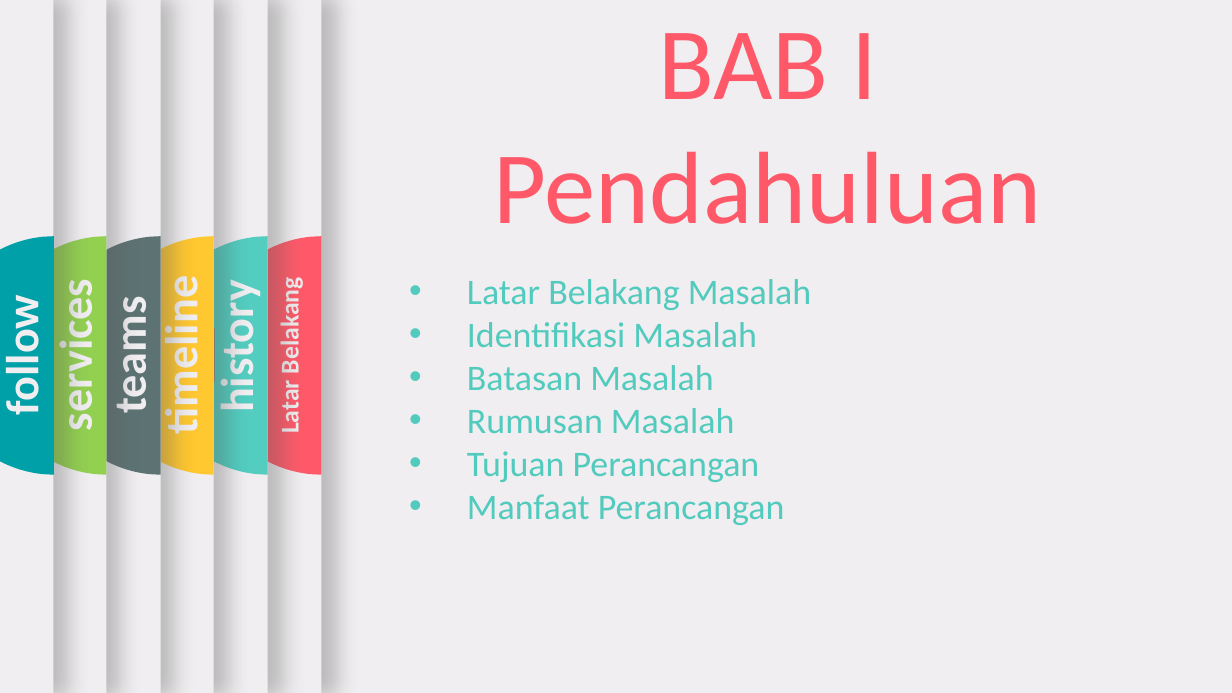
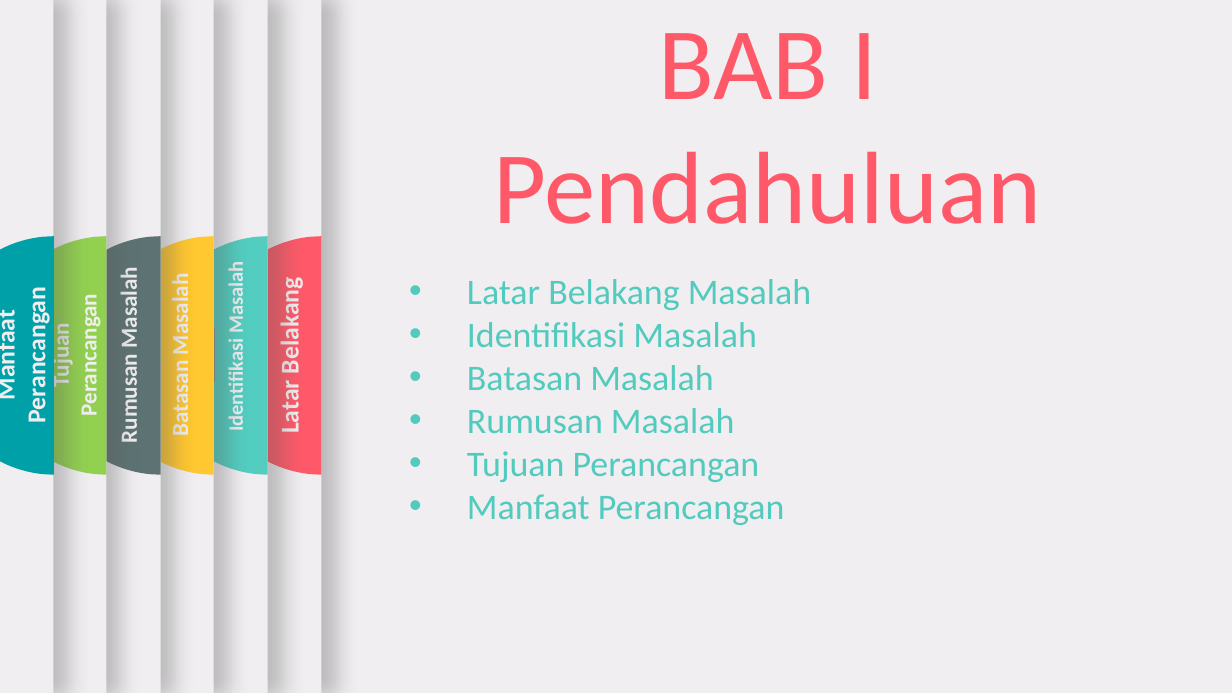
Before and after one commit to triadmoko/skripsi, a slide deck: slide 4 of Sempro/Sempro .pptx. Drawn at 1232x693 pixels with LibreOffice and Linux fonts; fonts in the diff are those of the drawing; grey boxes stand for pictures; background and template pictures are left out. Boxes give left, top, right and bottom in pixels: in the first picture for what was removed or moved away, otherwise in the second. Text is boxed around its words. In the diff, an @@ line names an element or a change of style, - is before the commit and + after.

```diff
--- a/Sempro/Sempro .pptx
+++ b/Sempro/Sempro .pptx
@@ text at box(223, 268, 248, 429): text changed; size 36 to 16 pt @@
-history
+Identifikasi Masalah
@@ text at box(115, 275, 143, 441): text changed; size 36 to 18 pt @@
-teams
+Rumusan Masalah
@@ text at box(166, 281, 194, 434): text changed; size 36 to 18 pt @@
-timeline
+Batasan Masalah
@@ text at box(0, 301, 52, 420): text changed; size 36 to 20 pt @@
-follow
+Manfaat Perancangan
@@ text at box(47, 307, 103, 413): text changed; size 36 to 18 pt @@
-services
+Tujuan Perancangan
```
Also in this commit, not shown: 2 other slides changed, 5 slides added, 1 slide removed, 1 other file.
